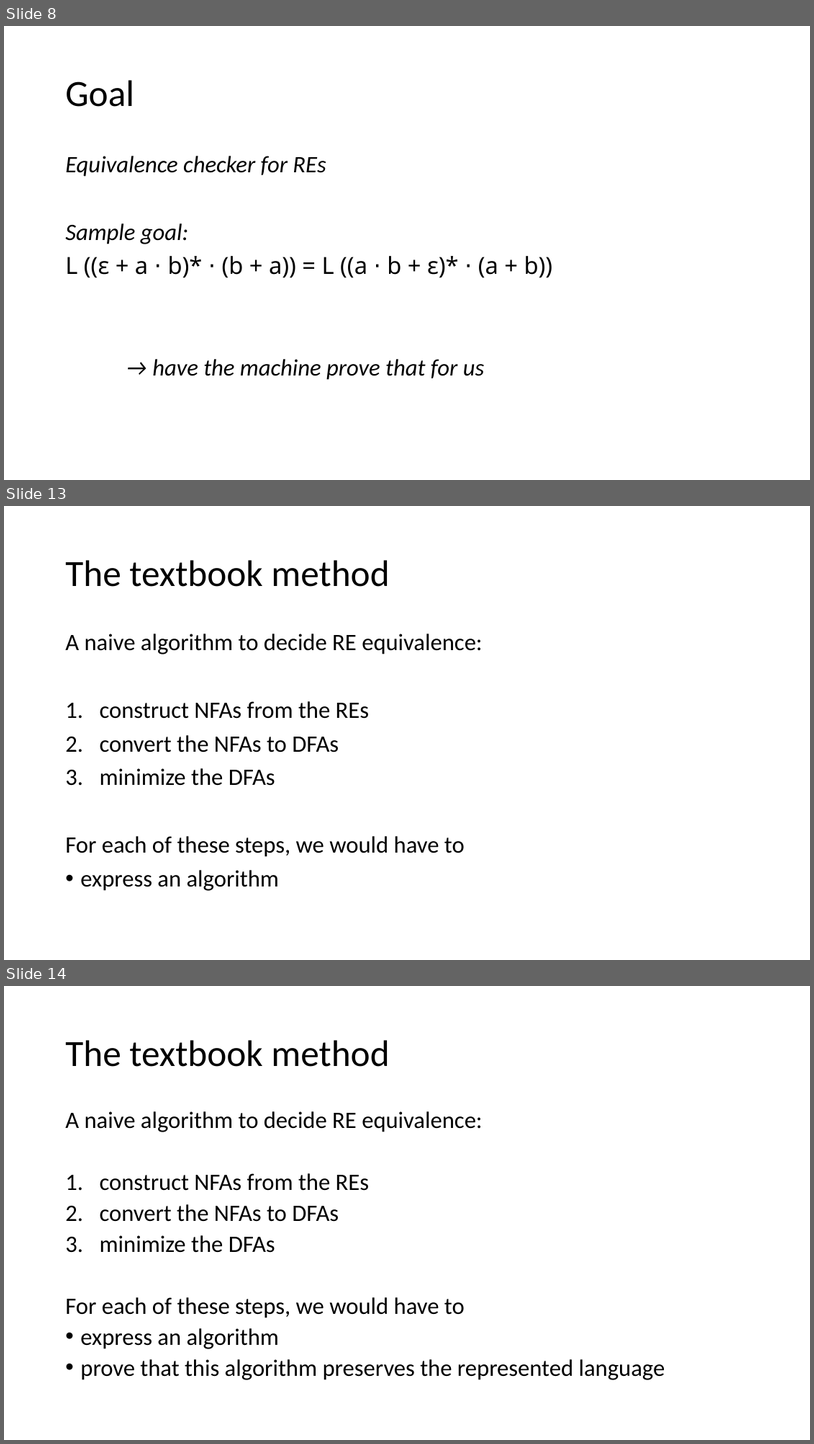
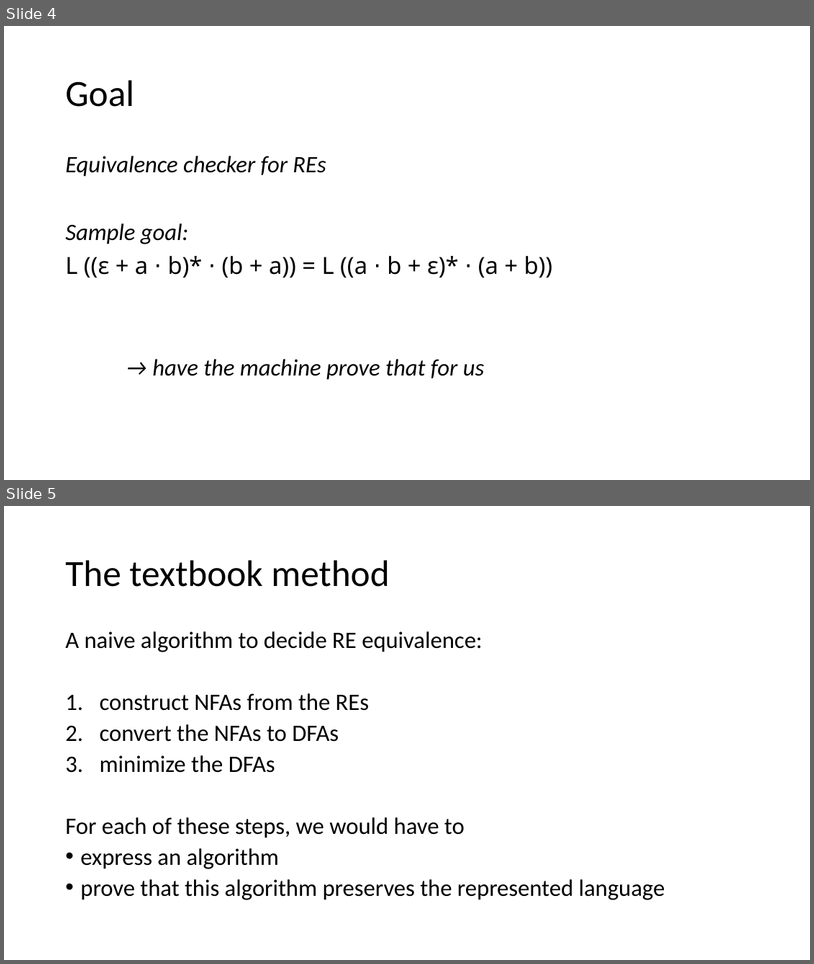
Before and after one commit to Helli/fds_seminar, a slide deck: slides.pptx. Shown one above the other, each under a label of ours: slides 8, 13 and 14 before the commit, slides 4 and 5 after it; the slides between them are not shown. The pictures are 814x1444 and 814x964 pixels, drawn with LibreOffice and Linux fonts; fonts in the diff are those of the drawing. Boxes give left, top, right and bottom in pixels: in the first picture for what was removed or moved away, otherwise in the second. Text is boxed around its words. In the diff, an @@ line names an element or a change of style, - is before the commit and + after.

```diff
--- a/slides.pptx
+++ b/slides.pptx
@@ slide 13 removed at box(4, 506, 810, 960), background #FFFFFF @@
@@ title removed at box(65, 560, 389, 587) @@
-The textbook method
@@ text removed at box(65, 633, 482, 890) @@
-A naive algorithm to decide RE equivalence:
-1. construct NFAs from the REs
-2. convert the NFAs to DFAs
-3. minimize the DFAs
-For each of these steps, we would have to
-• express an algorithm
@@ what was slide 8 is now slide 4 @@
@@ what was slide 14 is now slide 5 @@
```
Also in this commit, not shown: 1 slide changed, 24 other slides removed, 1 other file.
